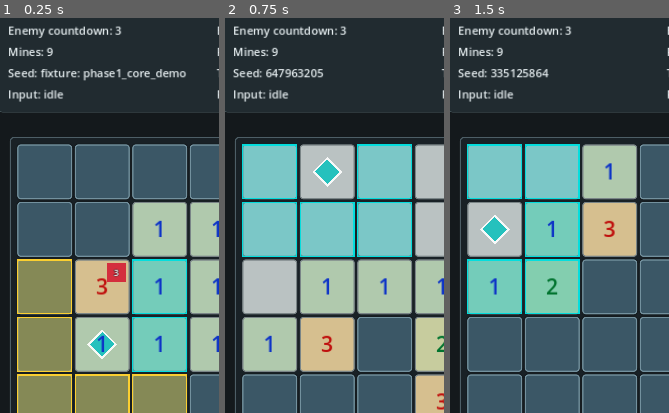
Above: before the commit, frames 1-3 (left to right).
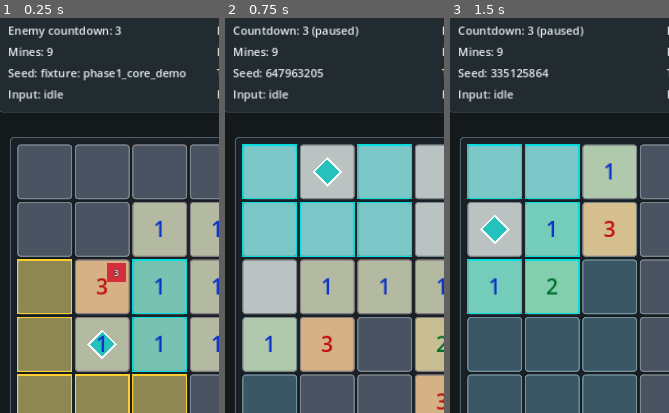
Above: after the commit, the same moments.

Repository: T11retsujitu/minesweeperV2
Game: Godot game, scene res://scenes/main.tscn
The game is run twice, just before and just after one commit, with the same random seed, the same clock (stepped at 60 frames per second) and the same inputs.
Inputs:
- Up to frame 1 (0.25 s): no input
- Up to frame 2 (0.75 s): click "New Seed" at 0.5 s
- Up to frame 3 (1.5 s): click "New Seed" at 1.25 s
The pictures show only the part of the screen within x 2-52%, y 5-55%; the shares and areas given below are measured in that part.

The runs differ from the first frame. In frame 2, 0.8% of the frame differs, in the area x 3-62%, y 2-6%; in frame 3, 0.8%.

Commit message:
feat: UX改良M3a 縄張りルール(圏外カウント停止)+盤面色塗り
- TERRITORY_RADIUS=2(敵中心5×5、Chebyshev)を game_balance に追加
- avatar: アクション解決後の位置が縄張り外ならカウントダウン凍結(countdown_paused)
- 縄張りティントの常時表示(敵死亡で消灯)+HUD paused 表示
- test_avatar_walkthrough 無変更のまま緑(回帰証明)、テスト564件
- decisions.md D31 / game-design.md §2.2 追記

Co-Authored-By: Claude Fable 5 <noreply@anthropic.com>
Claude-Session: https://claude.ai/code/session_0166TRrYQ1gnNdfye1nWRQWG

Diff:
--- a/scripts/config/game_balance.gd
+++ b/scripts/config/game_balance.gd
@@ -12,6 +12,8 @@
 const ENEMY_ATTACK = 2
 const ENEMY_COUNTDOWN = 3
 const ENEMY_ZONE_MINES = 3
+# 敵の攻撃圏(Chebyshev)。EXPLOSION_RADIUS_CHEBYSHEV(爆発)やADJACENCY_RADIUS(隣接)とは独立の調整値。
+const TERRITORY_RADIUS = 2
 
 const PLAYER_MAX_HP = 10
 const ACCIDENTAL_MINE_DAMAGE = 3
--- a/scripts/domain/combat_state.gd
+++ b/scripts/domain/combat_state.gd
@@ -2,6 +2,7 @@
 
 const BoardModel = preload("res://scripts/domain/board_model.gd")
 const EnemyModel = preload("res://scripts/domain/enemy_model.gd")
+const Balance = preload("res://scripts/config/game_balance.gd")
 const PlayerModel = preload("res://scripts/domain/player_model.gd")
 
 const MODE_FIXED = "fixed"
@@ -100,6 +101,28 @@
 	return result
 
 
+func territory_cells():
+	var result = []
+	if board == null or enemy == null:
+		return result
+	for y in range(enemy.position.y - Balance.TERRITORY_RADIUS, enemy.position.y + Balance.TERRITORY_RADIUS + 1):
+		for x in range(enemy.position.x - Balance.TERRITORY_RADIUS, enemy.position.x + Balance.TERRITORY_RADIUS + 1):
+			var coord = Vector2i(x, y)
+			if board.is_in_bounds(coord):
+				result.append(coord)
+	return result
+
+
+func is_player_in_territory():
+	if ruleset != RULESET_AVATAR:
+		return true
+	if enemy == null or enemy.is_dead() or player == null:
+		return false
+	var dx = abs(player.position.x - enemy.position.x)
+	var dy = abs(player.position.y - enemy.position.y)
+	return max(dx, dy) <= Balance.TERRITORY_RADIUS
+
+
 func _is_adjacent_to_player(cell):
 	if player == null:
 		return false
@@ -111,10 +134,13 @@
 func to_snapshot():
 	var board_cells = []
 	var safe_counts = {"total": 0, "revealed": 0}
+	var visible_territory_cells = []
 	if board != null:
 		for cell in board.get_all_cells():
 			board_cells.append(cell.to_dictionary())
 		safe_counts = board.safe_cell_counts()
+	if ruleset == RULESET_AVATAR and enemy != null and not enemy.is_dead():
+		visible_territory_cells = territory_cells()
 	return {
 		"turn_count": turn_count,
 		"seed": seed,
@@ -132,6 +158,8 @@
 		"accidental_mine_count": accidental_mine_count,
 		"safe_cells_total": safe_counts["total"],
 		"safe_cells_revealed": safe_counts["revealed"],
+		"territory_cells": visible_territory_cells,
+		"player_in_territory": is_player_in_territory(),
 		"ruleset": ruleset,
 		"player_position": player.position if player != null else Vector2i.ZERO,
 		"movable_cells": avatar_movable_cells() if ruleset == RULESET_AVATAR else [],
--- a/scripts/domain/turn_resolver.gd
+++ b/scripts/domain/turn_resolver.gd
@@ -59,19 +59,23 @@
 	if state.enemy.is_dead():
 		return _resolve_enemy_death(state, events)
 
-	var countdown_change = state.enemy.decrement_countdown()
-	events.append(_event("countdown_changed", countdown_change))
-	state.record_log("Enemy countdown: %d -> %d" % [countdown_change["before"], countdown_change["after"]])
-
-	if state.enemy.countdown <= 0:
-		var player_damage = state.player.apply_damage(state.enemy.attack_damage)
-		events.append(_event("enemy_attacked", {"damage": state.enemy.attack_damage}))
-		events.append(_event("player_damaged", _with_source(player_damage, "enemy_attack")))
-		state.record_log("Enemy attack: %d" % state.enemy.attack_damage)
-		state.record_log("Player damage: %d, HP=%d" % [player_damage["amount"], player_damage["after"]])
-		var reset_change = state.enemy.reset_countdown()
-		events.append(_event("countdown_changed", reset_change))
-		state.record_log("Enemy countdown: %d -> %d" % [reset_change["before"], reset_change["after"]])
+	if state.is_player_in_territory():
+		var countdown_change = state.enemy.decrement_countdown()
+		events.append(_event("countdown_changed", countdown_change))
+		state.record_log("Enemy countdown: %d -> %d" % [countdown_change["before"], countdown_change["after"]])
+
+		if state.enemy.countdown <= 0:
+			var player_damage = state.player.apply_damage(state.enemy.attack_damage)
+			events.append(_event("enemy_attacked", {"damage": state.enemy.attack_damage}))
+			events.append(_event("player_damaged", _with_source(player_damage, "enemy_attack")))
+			state.record_log("Enemy attack: %d" % state.enemy.attack_damage)
+			state.record_log("Player damage: %d, HP=%d" % [player_damage["amount"], player_damage["after"]])
+			var reset_change = state.enemy.reset_countdown()
+			events.append(_event("countdown_changed", reset_change))
+			state.record_log("Enemy countdown: %d -> %d" % [reset_change["before"], reset_change["after"]])
+	else:
+		events.append(_event("countdown_paused", {"countdown": state.enemy.countdown}))
+		state.record_log("Enemy countdown paused (out of territory)")
 
 	if state.player.is_dead():
 		state.phase = CombatState.PHASE_DEFEAT
--- a/scripts/presentation/battle_screen.gd
+++ b/scripts/presentation/battle_screen.gd
@@ -184,6 +184,8 @@
 		enemy_bar.animate_to(int(snapshot["enemy_hp"]))
 	if _is_recovery_snapshot(snapshot):
 		enemy_countdown_label.text = "Countdown: —(stopped)"
+	elif _is_countdown_paused_snapshot(snapshot):
+		enemy_countdown_label.text = "Countdown: %d (paused)" % int(snapshot["enemy_countdown"])
 	else:
 		enemy_countdown_label.text = "Enemy countdown: %d" % int(snapshot["enemy_countdown"])
 	enemy_intent_label.text = _enemy_intent_text(snapshot)
@@ -230,6 +232,10 @@
 
 func _is_recovery_snapshot(snapshot):
 	return str(snapshot.get("phase", "")) == "recovery"
+
+
+func _is_countdown_paused_snapshot(snapshot):
+	return int(snapshot.get("enemy_hp", 0)) > 0 and not bool(snapshot.get("player_in_territory", true))
 
 
 func _is_overlay_blocking_board():
--- a/scripts/presentation/board_view.gd
+++ b/scripts/presentation/board_view.gd
@@ -27,6 +27,7 @@
 	var player_position = snapshot.get("player_position", Vector2i.ZERO)
 	var movable_cells = snapshot.get("movable_cells", [])
 	var revealable_cells = snapshot.get("revealable_cells", [])
+	var territory_cells = snapshot.get("territory_cells", [])
 	for cell_data in snapshot["cells"]:
 		var coord = cell_data["coord"]
 		if not cells.has(coord):
@@ -42,6 +43,7 @@
 			"player_here": is_avatar and coord == player_position,
 			"movable": is_avatar and movable_cells.has(coord),
 			"revealable": is_avatar and revealable_cells.has(coord),
+			"territory": territory_cells.has(coord),
 		}
 		cells[coord].set_display(cell_data, options)
 
--- a/scripts/presentation/cell_view.gd
+++ b/scripts/presentation/cell_view.gd
@@ -14,6 +14,7 @@
 var press_elapsed = 0.0
 
 var background_panel = null
+var territory_rect = null
 var highlight_rect = null
 var overlay_draw = null
 var reveal_pop_rect = null
@@ -57,6 +58,7 @@
 	flagged_display = flagged and not detonated
 
 	_apply_background(revealed, flagged, detonated, adjacent_count)
+	territory_rect.visible = bool(options.get("territory", false))
 	number_label.text = ""
 	if revealed and adjacent_count > 0 and not detonated:
 		number_label.text = str(adjacent_count)
@@ -281,6 +283,13 @@
 	background_panel.set_anchors_preset(Control.PRESET_FULL_RECT)
 	background_panel.mouse_filter = Control.MOUSE_FILTER_IGNORE
 	add_child(background_panel)
+
+	territory_rect = ColorRect.new()
+	territory_rect.color = FxConfig.COLOR_TERRITORY
+	territory_rect.set_anchors_preset(Control.PRESET_FULL_RECT)
+	territory_rect.mouse_filter = Control.MOUSE_FILTER_IGNORE
+	territory_rect.visible = false
+	add_child(territory_rect)
 
 	highlight_rect = ColorRect.new()
 	highlight_rect.set_anchors_preset(Control.PRESET_FULL_RECT)
--- a/scripts/presentation/fx_config.gd
+++ b/scripts/presentation/fx_config.gd
@@ -57,6 +57,7 @@
 const COLOR_HIGHLIGHT_REVEALABLE = Color(1.0, 0.86, 0.24, 0.38)
 const COLOR_HIGHLIGHT_MOVABLE_BORDER = Color(0.00, 0.88, 0.88, 0.95)
 const COLOR_HIGHLIGHT_REVEALABLE_BORDER = Color(1.0, 0.82, 0.18, 0.95)
+const COLOR_TERRITORY = Color(0.85, 0.20, 0.20, 0.10)
 const HIGHLIGHT_BORDER_WIDTH = 2.0
 const COLOR_HEAT_LEVELS = [
 	Color(0.73, 0.76, 0.76),
--- a/tests/run_tests.gd
+++ b/tests/run_tests.gd
@@ -9,6 +9,7 @@
 const TestAvatarWalkthrough = preload("res://tests/test_avatar_walkthrough.gd")
 const TestBattleControllerAvatar = preload("res://tests/test_battle_controller_avatar.gd")
 const TestRecoveryPhase = preload("res://tests/test_recovery_phase.gd")
+const TestTerritory = preload("res://tests/test_territory.gd")
 
 var total = 0
 var failed = 0
@@ -26,6 +27,7 @@
 		TestAvatarWalkthrough.new(),
 		TestBattleControllerAvatar.new(),
 		TestRecoveryPhase.new(),
+		TestTerritory.new(),
 	]
 	for test in tests:
 		test.run(self)
--- /dev/null
+++ b/tests/test_territory.gd
@@ -0,0 +1,117 @@
+extends RefCounted
+
+const Balance = preload("res://scripts/config/game_balance.gd")
+const CombatState = preload("res://scripts/domain/combat_state.gd")
+const TurnResolver = preload("res://scripts/domain/turn_resolver.gd")
+const BoardGenerator = preload("res://scripts/generation/board_generator.gd")
+const Fixtures = preload("res://scripts/generation/fixtures.gd")
+
+
+func run(t):
+	_test_outside_territory_pauses_countdown(t)
+	_test_reentry_resumes_from_frozen_countdown(t)
+	_test_outside_territory_prevents_attack(t)
+	_test_territory_cells_are_clipped(t)
+	_test_phase1_ignores_territory(t)
+
+
+func _test_outside_territory_pauses_countdown(t):
+	var state = _avatar_state(Vector2i(5, 6))
+	var before = state.enemy.countdown
+	var events = TurnResolver.resolve(state, {"type": TurnResolver.ACTION_REVEAL, "cell": Vector2i(4, 6)})
+	t.equal(state.enemy.countdown, before, "outside territory keeps countdown value")
+	t.check(_has_event(events, "countdown_paused"), "outside territory emits paused event")
+	t.equal(_event(events, "countdown_paused").get("countdown", -1), before, "paused event carries current countdown")
+	t.check(not _has_event(events, "countdown_changed"), "outside territory does not emit countdown_changed")
+
+
+func _test_reentry_resumes_from_frozen_countdown(t):
+	var state = _avatar_state(Vector2i(5, 6))
+	state.enemy.countdown = 2
+	TurnResolver.resolve(state, {"type": TurnResolver.ACTION_REVEAL, "cell": Vector2i(4, 6)})
+	t.equal(state.enemy.countdown, 2, "outside turn freezes countdown at two")
+
+	state.player.position = Vector2i(1, 3)
+	var events = TurnResolver.resolve(state, {"type": TurnResolver.ACTION_REVEAL, "cell": Vector2i(1, 4)})
+	t.equal(state.enemy.countdown, 1, "reentry resumes countdown from frozen value")
+	t.check(_has_event(events, "countdown_changed"), "reentry emits countdown_changed")
+	t.check(not _has_event(events, "countdown_paused"), "reentry no longer emits paused")
+
+
+func _test_outside_territory_prevents_attack(t):
+	var state = _avatar_state(Vector2i(5, 6))
+	state.enemy.countdown = 1
+	state.board.get_cell(Vector2i(5, 6)).force_reveal()
+	state.board.get_cell(Vector2i(4, 6)).force_reveal()
+
+	var first = TurnResolver.resolve(state, {"type": TurnResolver.ACTION_MOVE, "cell": Vector2i(4, 6)})
+	var second = TurnResolver.resolve(state, {"type": TurnResolver.ACTION_MOVE, "cell": Vector2i(5, 6)})
+	t.equal(state.enemy.countdown, 1, "outside moves keep countdown at one")
+	t.equal(state.player.hp, Balance.PLAYER_MAX_HP, "outside territory does not damage player")
+	t.check(not _has_event(first, "enemy_attacked"), "first outside move has no enemy attack")
+	t.check(not _has_event(second, "enemy_attacked"), "second outside move has no enemy attack")
+	t.check(_has_event(first, "countdown_paused"), "first outside move emits paused")
+	t.check(_has_event(second, "countdown_paused"), "second outside move emits paused")
+
+
+func _test_territory_cells_are_clipped(t):
+	var state = _avatar_state()
+	var cells = state.territory_cells()
+	t.equal(cells.size(), 20, "fixture territory clips to twenty cells")
+	for coord in cells:
+		t.check(coord.x >= 0 and coord.x <= 3, "territory x clipped")
+		t.check(coord.y >= 0 and coord.y <= 4, "territory y clipped")
+	t.equal(_keys(cells), _expected_fixture_territory_keys(), "fixture territory exact cells")
+
+	var snapshot = state.to_snapshot()
+	t.equal(_keys(snapshot["territory_cells"]), _expected_fixture_territory_keys(), "snapshot exposes living enemy territory")
+	t.check(snapshot["player_in_territory"], "fixture player starts inside territory")
+	state.enemy.hp = 0
+	t.equal(state.to_snapshot()["territory_cells"], [], "dead enemy hides territory cells")
+
+
+func _test_phase1_ignores_territory(t):
+	var state = BoardGenerator.create_fixture_state()
+	t.check(state.is_player_in_territory(), "phase1 treats player as in territory")
+	var before = state.enemy.countdown
+	var events = TurnResolver.resolve(state, {"type": TurnResolver.ACTION_REVEAL, "cell": Vector2i(1, 4)})
+	t.equal(state.enemy.countdown, before - 1, "phase1 countdown still advances")
+	t.check(_has_event(events, "countdown_changed"), "phase1 emits countdown_changed")
+	t.check(not _has_event(events, "countdown_paused"), "phase1 does not emit countdown_paused")
+
+
+func _avatar_state(position = Vector2i(1, 3)):
+	var state = BoardGenerator.create_fixture_state(Fixtures.PHASE1_CORE_DEMO, CombatState.RULESET_AVATAR)
+	state.player.position = position
+	return state
+
+
+func _expected_fixture_territory_keys():
+	var result = []
+	for y in range(0, 5):
+		for x in range(0, 4):
+			result.append("%d,%d" % [x, y])
+	result.sort()
+	return result
+
+
+func _keys(coords):
+	var result = []
+	for coord in coords:
+		result.append("%d,%d" % [coord.x, coord.y])
+	result.sort()
+	return result
+
+
+func _has_event(events, event_type):
+	for event in events:
+		if event.get("type", "") == event_type:
+			return true
+	return false
+
+
+func _event(events, event_type):
+	for event in events:
+		if event.get("type", "") == event_type:
+			return event
+	return {}
Not shown, changed: docs/decisions.md
Not shown, changed: docs/game-design.md
Not shown, changed: docs/llm-status.md
